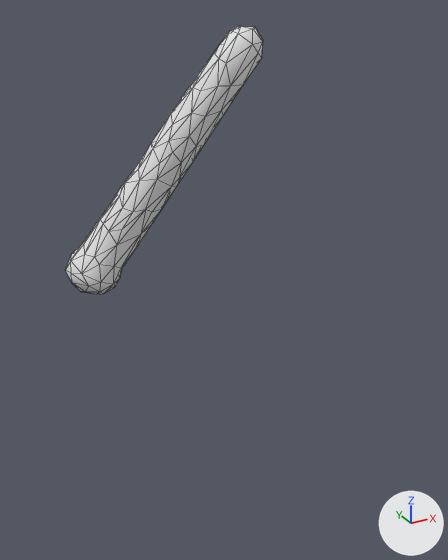
A saved change to the FBX model blender/out/Titanoboa/export/Os_Carre_Titanoboa.fbx.
Both versions are drawn from a camera (50 mm lens) standing at (-0.408, -0.982, 0.255) and looking at (-0.032, -0.298, -0.086). Lighting does not change. The marker at lower right points along +X, +Y and +Z. The picture after the commit comes second. Mesh edges are drawn as thin lines.

In view in the first picture: 'Os_Carre_Titanoboa_01'.
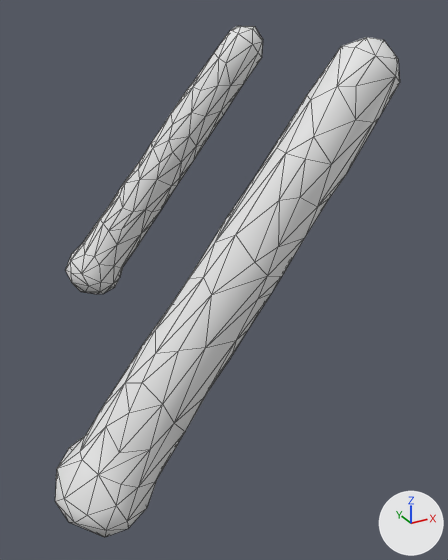
The newer file is also turned or shifted as a whole; pictures and numbers use the older file's frame.

Changed parts and their boxes [x1, y1, x2, y2] in the pictures (448 x 560 px):
'Os_Carre_Titanoboa_01', reshaped (74% wider, 90% taller): before [65, 26, 263, 294]; after [55, 26, 400, 537]
part 1 of me_os_carre_titanoboa_01, added: after [55, 37, 400, 537]

The change, as a diff of the scene's bpy script:
```diff
--- a/blender/out/Titanoboa/export/Os_Carre_Titanoboa.fbx.py
+++ b/blender/out/Titanoboa/export/Os_Carre_Titanoboa.fbx.py
@@ me_os_carre_titanoboa_01 @@
 # used by ob_os_carre_titanoboa_01; location = (0.0, 0.0, 0.0)
-me_os_carre_titanoboa_01.from_pydata(...)  # 152 vertices, 300 faces; spans x -0.159..0.159, y -0.107..0.107, z -0.228..0.228
+me_os_carre_titanoboa_01.from_pydata(...)  # 304 vertices, 600 faces; spans x -0.327..0.159, y -0.559..0.107, z -0.228..0.232
+# me_os_carre_titanoboa_01 part 1: a new loose piece of 152 vertices spanning x -0.327..0.022, y -0.559..-0.434, z -0.228..0.232, in mat_museum_bone___warm_ivory (white #e7e7e7)
 me_os_carre_titanoboa_01.materials.append(mat_museum_bone___warm_ivory)
```
